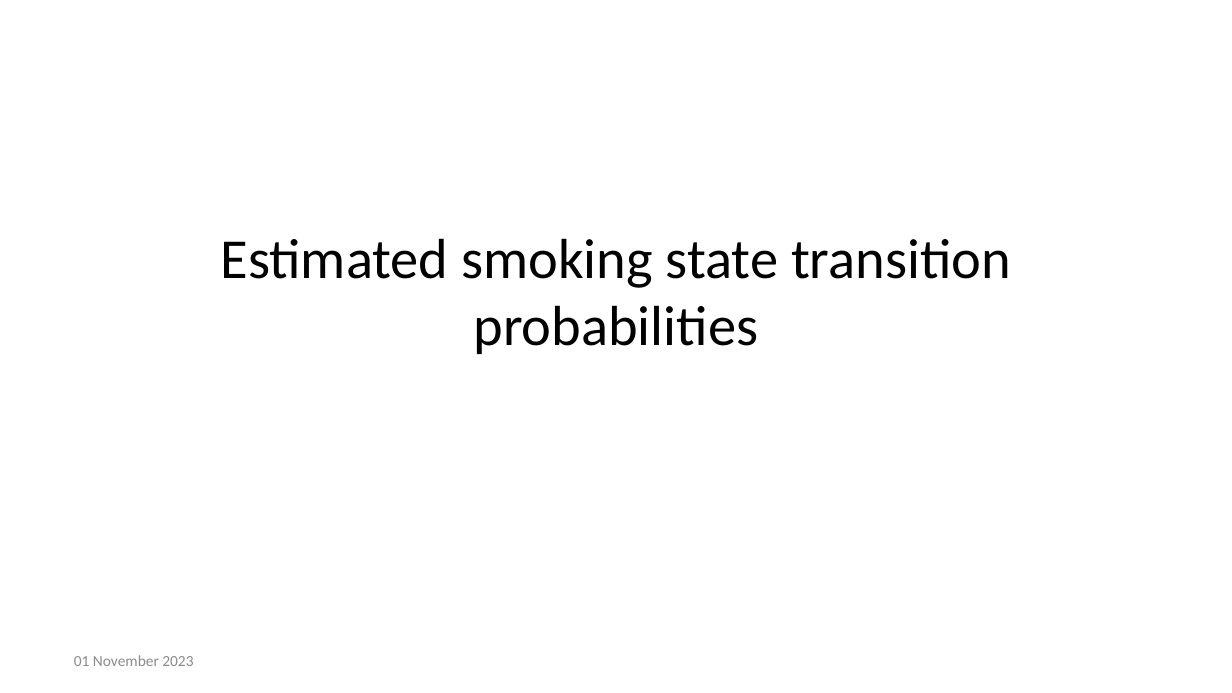
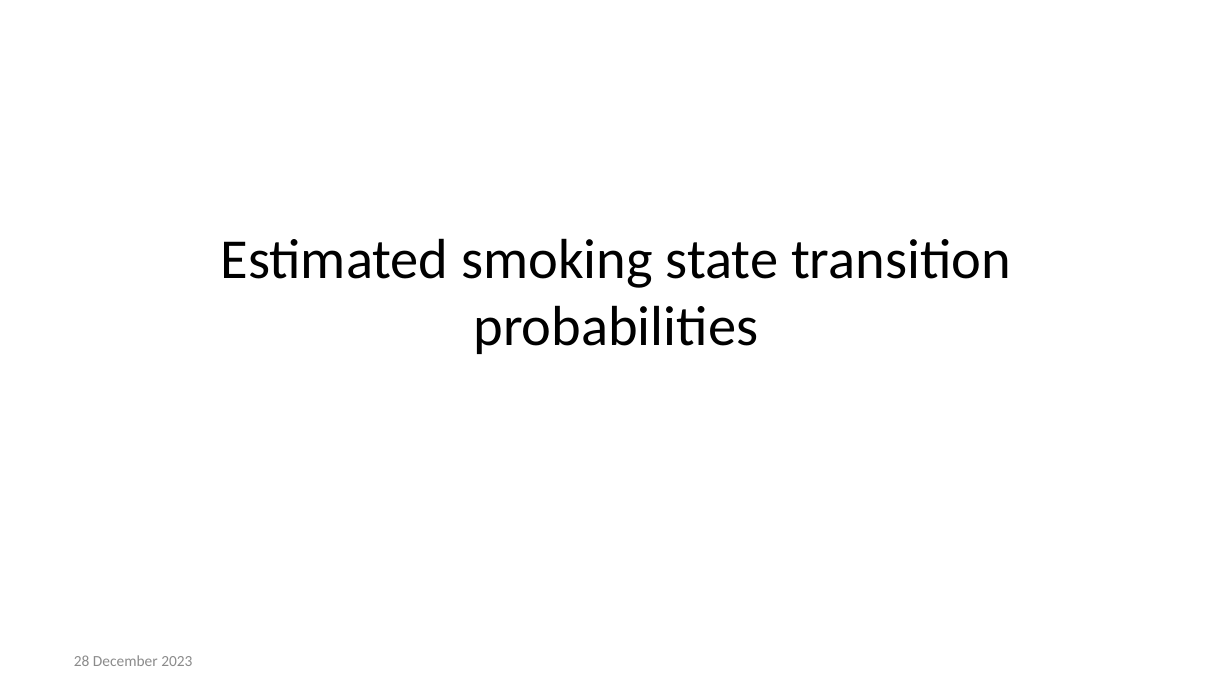
Before and after one commit to stapm-platform/smktrans, a slide deck: slide 1 of transition_probability_estimates/smoking_transitions_England.pptx. Drawn at 1232x693 pixels with LibreOffice and Linux fonts; fonts in the diff are those of the drawing. Boxes give left, top, right and bottom in pixels: in the first picture for what was removed or moved away, otherwise in the second. Text is boxed around its words. In the diff, an @@ line names an element or a change of style, - is before the commit and + after.

```diff
--- a/transition_probability_estimates/smoking_transitions_England.pptx
+++ b/transition_probability_estimates/smoking_transitions_England.pptx
@@ text at bbox=[74, 655, 192, 666]: text changed @@
-01 November 2023
+28 December 2023
```
Also in this commit, not shown: 6 other files.
